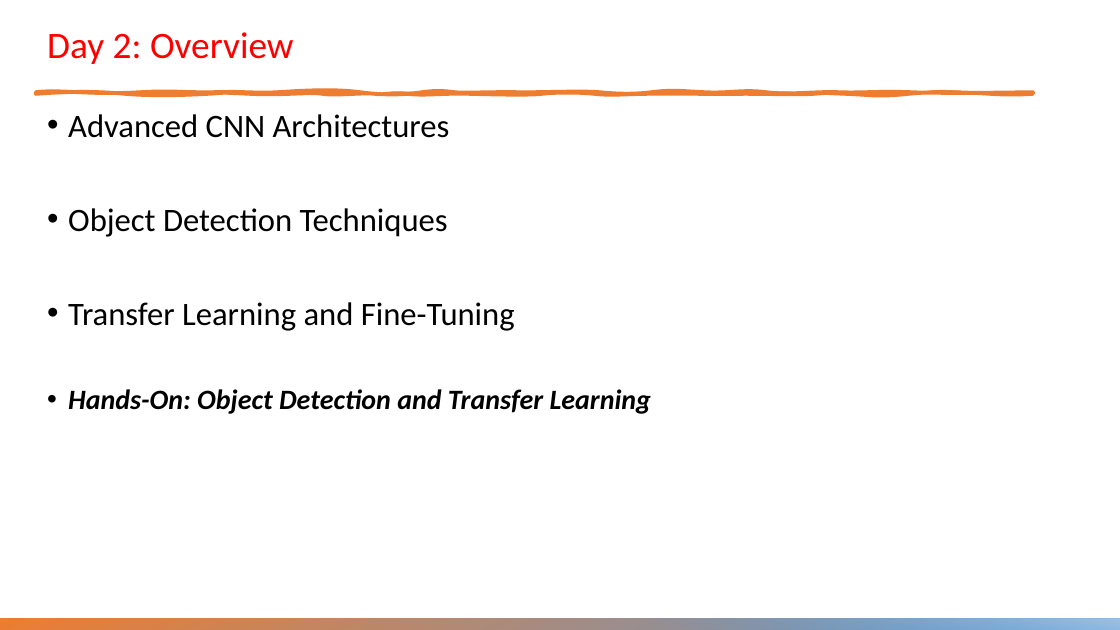
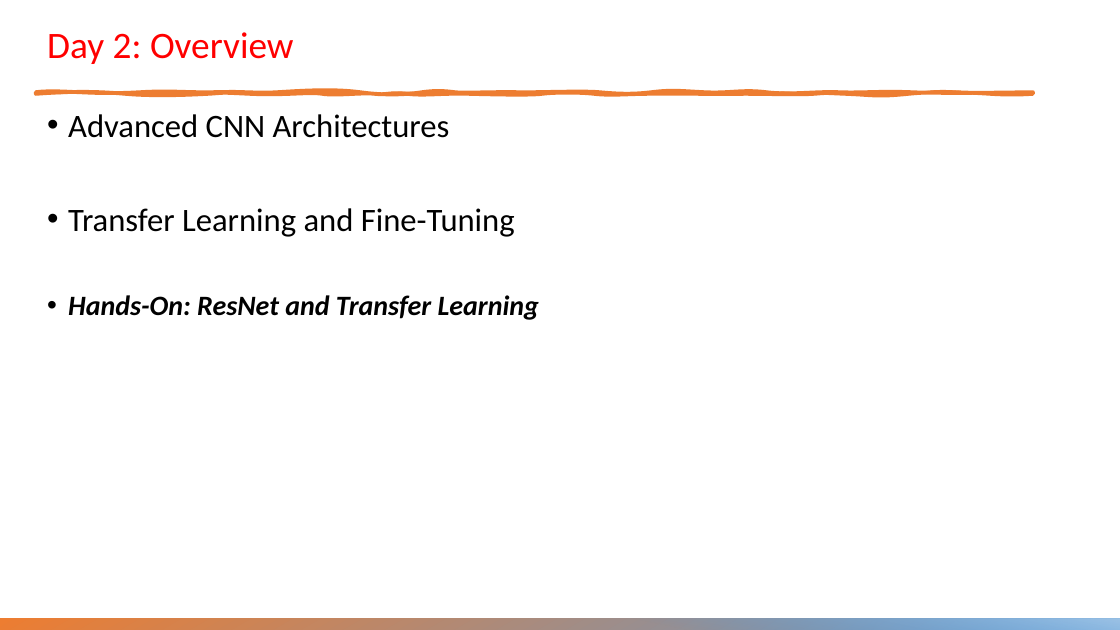
Before and after one commit to exponentialR/DL4CV, a slide deck: slide 6 of Day-1-Intro-to-CV/1.0 - Course Overview.pptx (slide 5 before the commit). Drawn at 1120x630 pixels with LibreOffice and Linux fonts; fonts in the diff are those of the drawing; background and template pictures are left out. Boxes give left, top, right and bottom in pixels: in the first picture for what was removed or moved away, otherwise in the second. Text is boxed around its words. In the diff, an @@ line names an element or a change of style, - is before the commit and + after.

```diff
--- a/Day-1-Intro-to-CV/1.0 - Course Overview.pptx
+++ b/Day-1-Intro-to-CV/1.0 - Course Overview.pptx
@@ text at [68,208,448,237]: paragraph removed @@
-• Object Detection Techniques
@@ text at [68,295,539,320]: text changed @@
-• Hands-On: Object Detection and Transfer Learning
+• Hands-On: ResNet and Transfer Learning
```
Also in this commit, not shown: 5 other slides changed, 1 slide added, 3 other files.
